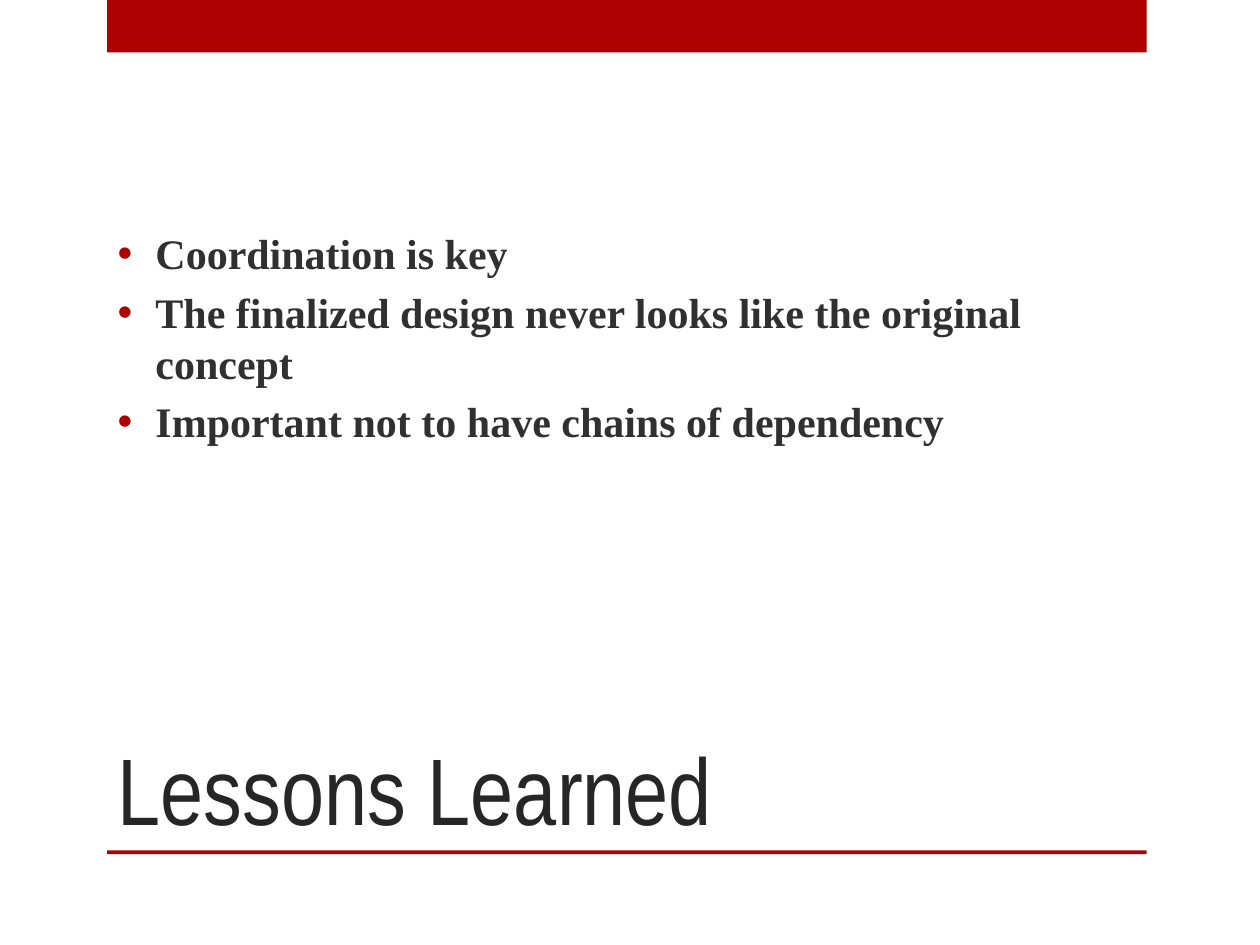
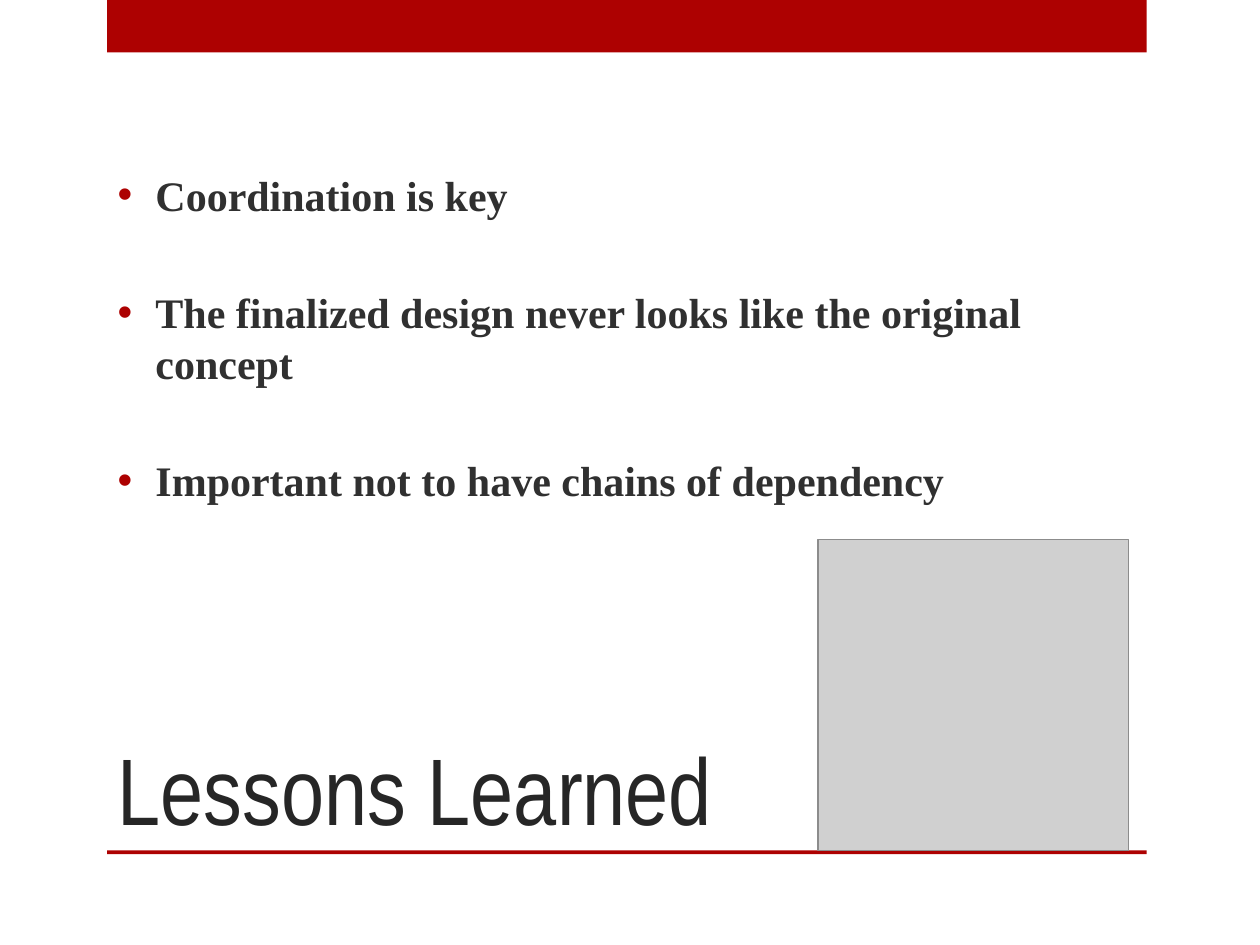
Before and after one commit to UKOpenLexingtonSeniorDesign/presentation, a slide deck: slide 8 of Presentation1.pptx. Drawn at 1260x945 pixels with LibreOffice and Linux fonts; fonts in the diff are those of the drawing; grey boxes stand for pictures; background and template pictures are left out. Boxes give left, top, right and bottom in pixels: in the first picture for what was removed or moved away, otherwise in the second. Text is boxed around its words. In the diff, an @@ line names an element or a change of style, - is before the commit and + after.

Commit message:
Pictures, Info

```diff
--- a/Presentation1.pptx
+++ b/Presentation1.pptx
@@ text "Coordination is key" rewrapped from <box>155,240,1021,446</box> to <box>155,182,1021,505</box> @@
@@ picture added at <box>818,539,1129,850</box> @@
```
Also in this commit, not shown: 6 other slides changed.
